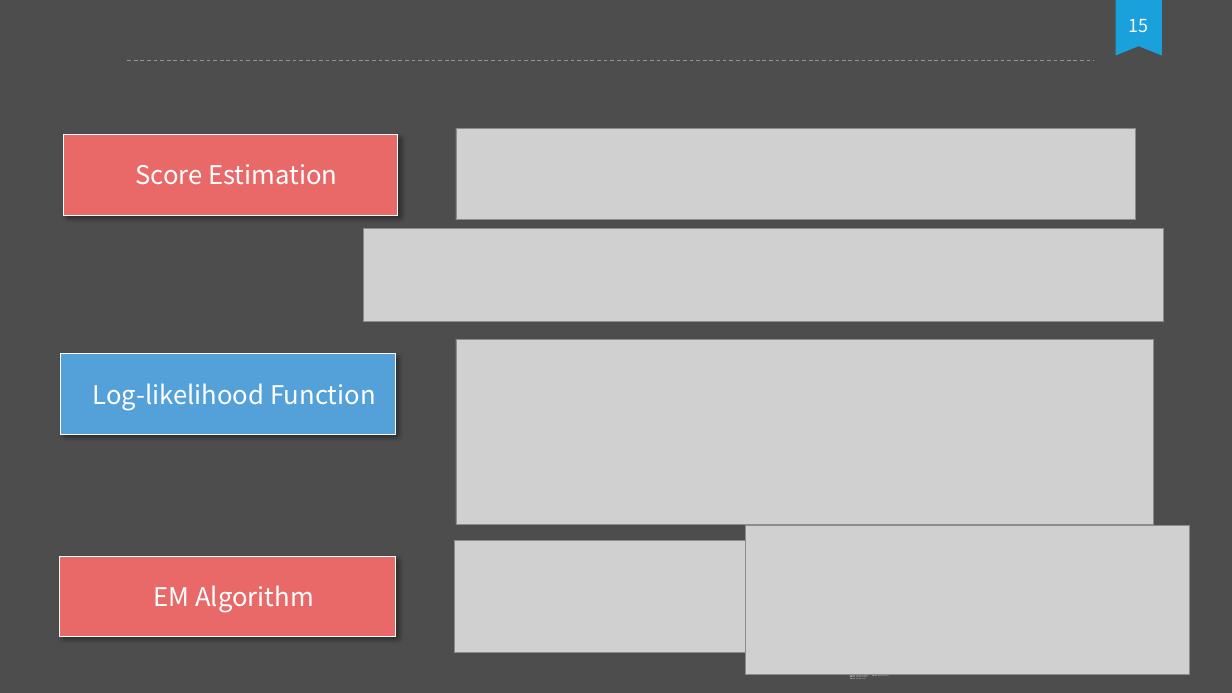
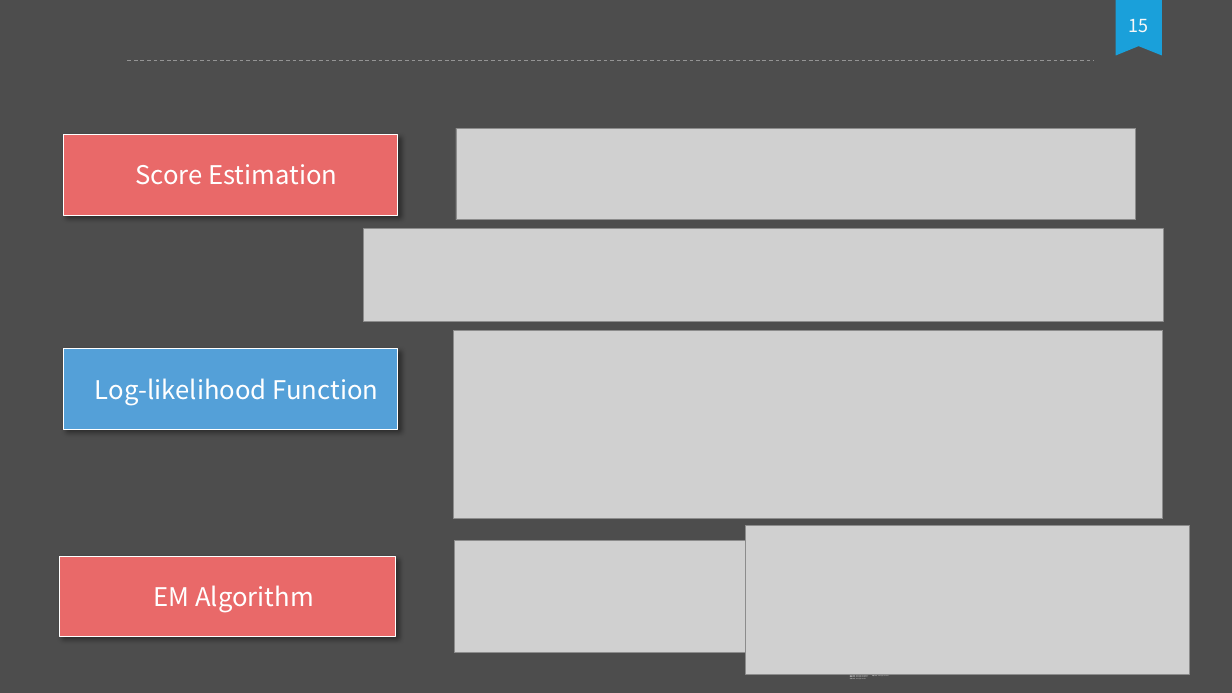
Before and after one commit to TZstatsADS/Spring2018-Project4-grp10, a slide deck: slide 15 of doc/ads_project4_group10.pptx. Drawn at 1232x693 pixels with LibreOffice and Linux fonts; fonts in the diff are those of the drawing; grey boxes stand for pictures; background and template pictures are left out. Boxes give left, top, right and bottom in pixels: in the first picture for what was removed or moved away, otherwise in the second. Text is boxed around its words. In the diff, an @@ line names an element or a change of style, - is before the commit and + after.

```diff
--- a/doc/ads_project4_group10.pptx
+++ b/doc/ads_project4_group10.pptx
@@ 1 text, 1 right arrow, 1 rectangle: place and size @@
-1 text, 1 right arrow, 1 rectangle at <box>61,353,437,434</box>
+1 text, 1 right arrow, 1 rectangle at <box>64,348,440,429</box>
@@ picture: place and size @@
-picture at <box>456,339,1153,524</box>
+picture at <box>453,330,1163,518</box>
```
Also in this commit, not shown: 4 other slides changed.
